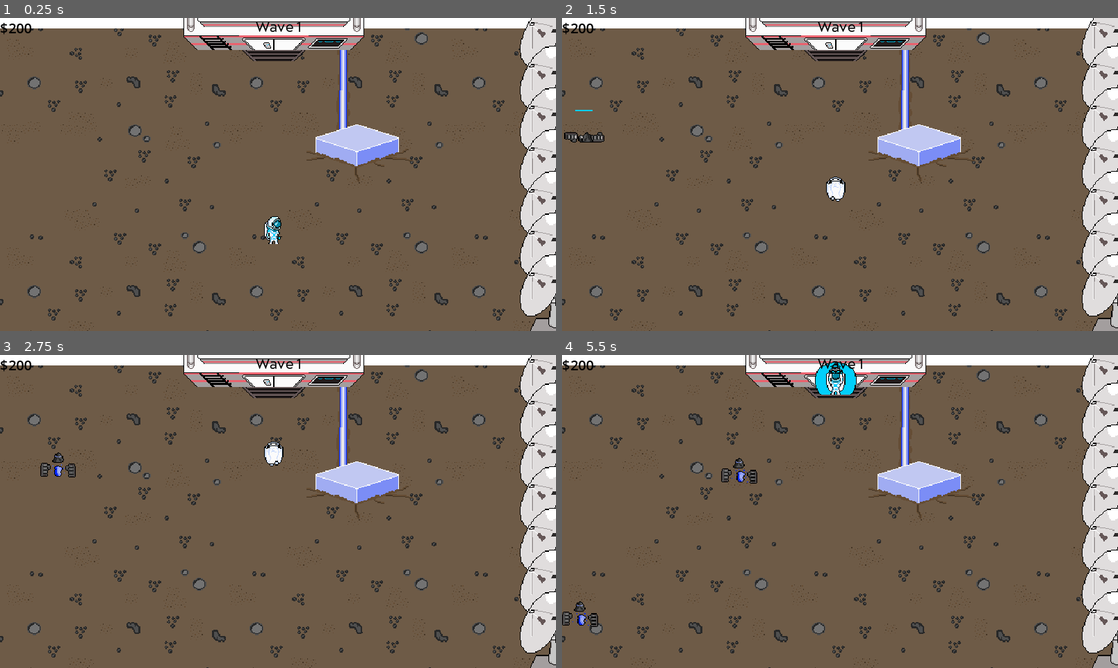
Above: before the commit, frames 1-4 (two rows, left to right).
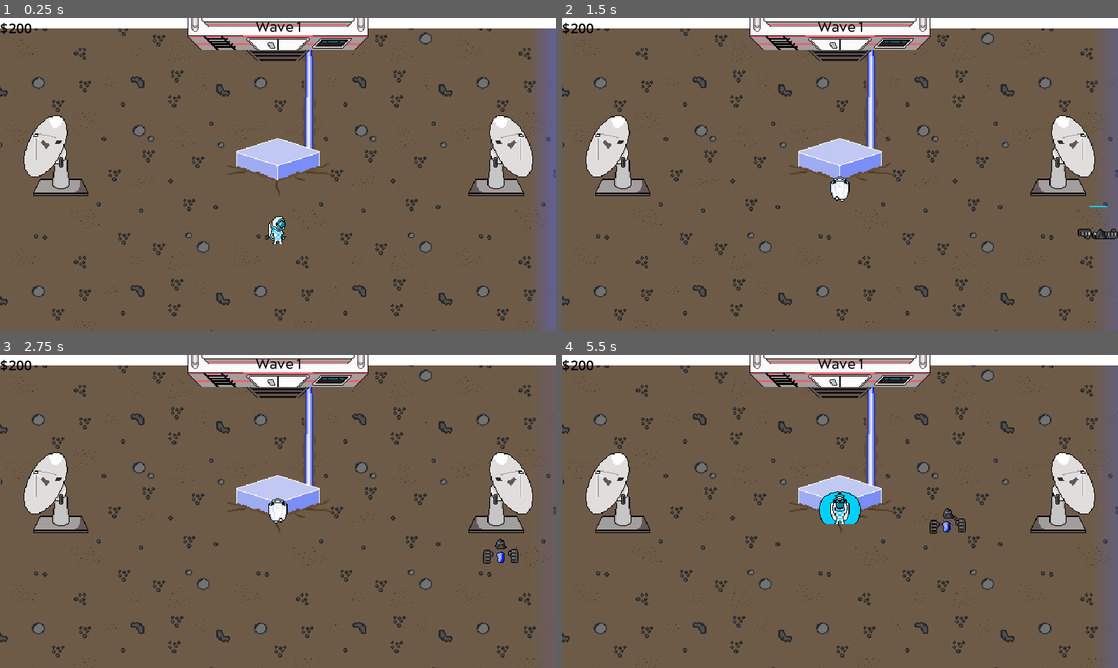
Above: after the commit, the same moments.

Repository: TylerPelaez/pixel-game-jam
Game: Godot game, scene res://Scenes/TestScene.tscn
The game is run twice, just before and just after one commit, with the same random seed, the same clock (stepped at 60 frames per second) and the same inputs.
Inputs (mouse positions are in pixels of both pictures, inside the frame that each line leads up to):
- Up to frame 1 (0.25 s): no input
- Up to frame 2 (1.5 s): move the mouse to (867, 174) at 0.52 s; hold Up (ui_up) from 0.53 s (still down); tap E (PlayerAttack) at 0.6 s; click (867, 174) at 0.67 s; move the mouse to (812, 174) at 1.27 s; tap Tab (Start Wave) at 1.35 s
- Up to frame 3 (2.75 s): keep holding Up (ui_up); move the mouse to (289, 505) at 2.02 s; tap E (PlayerAttack) at 2.1 s
- Up to frame 4 (5.5 s): keep holding Up (ui_up); move the mouse to (834, 517) at 2.77 s; tap Tab (Start Wave) at 2.85, 4.35 s; click (834, 517) at 2.92 s; move the mouse to (878, 514) at 3.52 s; tap E (PlayerAttack) at 3.6, 5.1 s; move the mouse to (795, 508) at 4.27 s; move the mouse to (845, 511) at 5.02 s; click (845, 511) at 5.17 s

The runs differ from the first frame. In frame 1, 18% of the frame differs, in the area x 0-100%, y 0-100%; in frame 2, 18%; in frame 3, 18%; in frame 4, 19%.

Commit message:
Add enemy variant and make it so enemies don't target aoetraps. Fix nav bugs. Add satellites

Diff:
--- /dev/null
+++ b/Enemy/enemy_variant.tscn
@@ -0,0 +1,26 @@
+[gd_scene load_steps=5 format=3 uid="uid://c7rkomb64vkk5"]
+
+[ext_resource type="PackedScene" uid="uid://dc8c2m6m4pib0" path="res://Enemy/Enemy.tscn" id="1_82o7d"]
+[ext_resource type="Texture2D" uid="uid://csyf6w64a2yn" path="res://Textures/Enemy/EnemyVariantCombined.png" id="2_x151c"]
+[ext_resource type="Texture2D" uid="uid://s8rap3i2mjhq" path="res://Textures/Enemy/VariantHands.png" id="3_86yss"]
+
+[sub_resource type="AnimationNodeStateMachinePlayback" id="AnimationNodeStateMachinePlayback_3cs0d"]
+
+[node name="EnemyVariant" instance=ExtResource("1_82o7d")]
+MAX_SPEED = 25
+
+[node name="Sprite2D" parent="." index="0"]
+texture = ExtResource("2_x151c")
+
+[node name="Stats" parent="." index="3"]
+max_health = 5
+
+[node name="AnimationTree" parent="." index="7"]
+parameters/playback = SubResource("AnimationNodeStateMachinePlayback_3cs0d")
+
+[node name="Sprite2D" parent="Hands" index="0"]
+texture = ExtResource("3_86yss")
+
+[editable path="Hurtbox"]
+[editable path="SoftCollision"]
+[editable path="Hands/Hitbox"]
--- a/Player/Traps/AOETrap.gd
+++ b/Player/Traps/AOETrap.gd
@@ -25,8 +25,9 @@
 		return false
 
 func on_attack_finished():
-	on_death.emit(self)
+	is_dying = true
 	queue_free()
+	on_death.emit()
 
 func _on_stats_no_health():
 	attack()
--- a/Player/Traps/Trap.gd
+++ b/Player/Traps/Trap.gd
@@ -1,7 +1,7 @@
 extends Node2D
 class_name Trap
 
-signal on_death(trap: Node2D)
+signal on_death
 
 @export var id: TrapData.TrapId
 @export var attack_capable: bool = true
@@ -14,6 +14,7 @@
 @onready var animation_player: AnimationPlayer = $AnimationPlayer
 
 var deployed = false
+var is_dying: bool = false
 
 func _ready():
 	animation_player.play("Deploy")
@@ -42,8 +43,10 @@
 	is_attacking = false
 
 func _on_stats_no_health():
-	on_death.emit(self)
+	is_dying = true
 	queue_free()
+	on_death.emit()
+
 
 func _on_hurtbox_area_entered(area):
 	if area is Hitbox:
--- a/Player/Traps/Trap.tscn
+++ b/Player/Traps/Trap.tscn
@@ -55,7 +55,7 @@
 collision_layer = 0
 collision_mask = 0
 
-[node name="CollisionPolygon2D" type="CollisionPolygon2D" parent="NavCollider"]
+[node name="CollisionPolygon2D" type="CollisionPolygon2D" parent="NavCollider" groups=["ImpedesNavigation"]]
 visible = false
 polygon = PackedVector2Array(-10, -10, 10, -10, 10, 10, -10, 10)
 
@@ -63,7 +63,6 @@
 visible = false
 navigation_polygon = SubResource("NavigationPolygon_x31p8")
 navigation_layers = 2
-travel_cost = 3.0
 
 [node name="Stats" type="Node" parent="."]
 script = ExtResource("3_h0gjx")
--- a/Player/Traps/aoe_trap.tscn
+++ b/Player/Traps/aoe_trap.tscn
@@ -33,10 +33,10 @@
 tracks/1/interp = 1
 tracks/1/loop_wrap = true
 tracks/1/keys = {
-"times": PackedFloat32Array(0.1),
-"transitions": PackedFloat32Array(1),
-"update": 1,
-"values": [false]
+"times": PackedFloat32Array(0.2, 0.3),
+"transitions": PackedFloat32Array(1, 1),
+"update": 1,
+"values": [false, true]
 }
 tracks/2/type = "method"
 tracks/2/imported = false
--- a/Scenes/GameController.gd
+++ b/Scenes/GameController.gd
@@ -14,10 +14,12 @@
 @onready var inventory: Inventory = $Inventory
 
 @export var enemy_prefab: PackedScene
+@export var enemy_variant_prefab: PackedScene
 @export var enemies_per_wave_level = 30
 @export var enemy_spawn_distance = 450
 @export var wave_spawn_time_seconds: float = 30.0
 @export var energy_drop_prefab: PackedScene
+@export_range(0, 1) var variant_percentage: float = 0.5
 
 var wave_counter: int = 1
 var wave_enemy_spawn_limit: int
@@ -46,8 +48,8 @@
 
 func pre_wave():
 	active_spawner_parent = spawners.get_child(randi_range(0, spawners.get_child_count() - 1))
-#	var direction = (active_spawner_parent.global_position - spawners.global_position).normalized()
-#	spawner_visuals_animation_tree.set("parameters/blend_position", direction)
+	var direction = (active_spawner_parent.global_position - spawners.global_position).normalized()
+	spawner_visuals_animation_tree.set("parameters/blend_position", direction)
 
 func start_wave():
 	spawned_enemies_count = 0
@@ -88,7 +90,9 @@
 
 	var spawn_pos = pos_a + Vector2((pos_b.x - pos_a.x) * r, (pos_b.y - pos_a.y)  * r2)
 
-	var enemy = enemy_prefab.instantiate()
+
+
+	var enemy = (enemy_variant_prefab if randf() < variant_percentage else enemy_prefab).instantiate()
 	add_child(enemy)
 	enemy.global_position = spawn_pos
 	spawned_enemies_count += 1
--- a/Scenes/TestScene.tscn
+++ b/Scenes/TestScene.tscn
@@ -6,6 +6,7 @@
 [ext_resource type="PackedScene" uid="uid://dc8c2m6m4pib0" path="res://Enemy/Enemy.tscn" id="3_50qa3"]
 [ext_resource type="Texture2D" uid="uid://cu8l1p3qgesde" path="res://Textures/Environment/Planet_Ground_Background.png" id="3_bacdg"]
 [ext_resource type="PackedScene" uid="uid://dsbs2o7a6yjsa" path="res://Scenes/EnergyDrop.tscn" id="3_oj0a5"]
+[ext_resource type="PackedScene" uid="uid://c7rkomb64vkk5" path="res://Enemy/enemy_variant.tscn" id="3_paoe5"]
 [ext_resource type="PackedScene" uid="uid://clhjj6y2kg2ux" path="res://Player/Core.tscn" id="5_5uk77"]
 [ext_resource type="PackedScene" uid="uid://bpc4qn3bix2nh" path="res://Scenes/GridController.tscn" id="6_fjncl"]
 [ext_resource type="PackedScene" uid="uid://dos2g6h404rdh" path="res://Scenes/ui_controller.tscn" id="7_epif2"]
@@ -20,9 +21,17 @@
 [ext_resource type="Texture2D" uid="uid://dp7mkerkmtnul" path="res://Textures/Environment/Wire.png" id="18_50f07"]
 
 [sub_resource type="NavigationPolygon" id="NavigationPolygon_d0f8k"]
-vertices = PackedVector2Array(-336, -192, -336, -544, -89, -544, -89, -519, 304, -192, 89, -519, 304, -544, 89, -544)
+vertices = PackedVector2Array(-336, -176, -336, -544, -89, -544, -89, -519, 320, -176, 89, -519, 320, -544, 89, -544)
 polygons = Array[PackedInt32Array]([PackedInt32Array(0, 1, 2, 3), PackedInt32Array(4, 0, 3, 5), PackedInt32Array(6, 4, 5, 7)])
-outlines = Array[PackedVector2Array]([PackedVector2Array(-336, -544, -89, -544, -89, -519, 89, -519, 89, -544, 304, -544, 304, -192, -336, -192)])
+outlines = Array[PackedVector2Array]([PackedVector2Array(-336, -544, -89, -544, -89, -519, 89, -519, 89, -544, 320, -544, 320, -176, -336, -176)])
+
+[sub_resource type="Gradient" id="Gradient_kvgfw"]
+offsets = PackedFloat32Array(0, 0.972826)
+colors = PackedColorArray(0.313726, 0.403922, 0.964706, 0.580392, 0.313726, 0.403922, 0.964706, 0)
+
+[sub_resource type="GradientTexture1D" id="GradientTexture1D_wunfe"]
+gradient = SubResource("Gradient_kvgfw")
+width = 32
 
 [sub_resource type="Animation" id="Animation_85tdi"]
 resource_name = "BlinkDown"
@@ -43,50 +52,50 @@
 tracks/1/type = "value"
 tracks/1/imported = false
 tracks/1/enabled = true
-tracks/1/path = NodePath("ColorRect:color")
+tracks/1/path = NodePath("ColorRect:position")
 tracks/1/interp = 1
 tracks/1/loop_wrap = true
 tracks/1/keys = {
-"times": PackedFloat32Array(0, 1, 2),
-"transitions": PackedFloat32Array(1, 1, 1),
-"update": 0,
-"values": [Color(1, 0, 0, 0.662745), Color(1, 0, 0, 0), Color(1, 0, 0, 0.662745)]
+"times": PackedFloat32Array(0),
+"transitions": PackedFloat32Array(1),
+"update": 0,
+"values": [Vector2(-16, 348)]
 }
 tracks/2/type = "value"
 tracks/2/imported = false
 tracks/2/enabled = true
-tracks/2/path = NodePath("ColorRect:position")
+tracks/2/path = NodePath("ColorRect:size")
 tracks/2/interp = 1
 tracks/2/loop_wrap = true
 tracks/2/keys = {
 "times": PackedFloat32Array(0),
 "transitions": PackedFloat32Array(1),
 "update": 0,
-"values": [Vector2(0, 336)]
+"values": [Vector2(28, 640)]
 }
 tracks/3/type = "value"
 tracks/3/imported = false
 tracks/3/enabled = true
-tracks/3/path = NodePath("ColorRect:size")
+tracks/3/path = NodePath("ColorRect:rotation")
 tracks/3/interp = 1
 tracks/3/loop_wrap = true
 tracks/3/keys = {
 "times": PackedFloat32Array(0),
 "transitions": PackedFloat32Array(1),
 "update": 0,
-"values": [Vector2(32, 608)]
+"values": [-1.5708]
 }
 tracks/4/type = "value"
 tracks/4/imported = false
 tracks/4/enabled = true
-tracks/4/path = NodePath("ColorRect:rotation")
+tracks/4/path = NodePath("ColorRect:modulate")
 tracks/4/interp = 1
 tracks/4/loop_wrap = true
 tracks/4/keys = {
-"times": PackedFloat32Array(0),
-"transitions": PackedFloat32Array(1),
-"update": 0,
-"values": [-1.5708]
+"times": PackedFloat32Array(0, 1, 2),
+"transitions": PackedFloat32Array(1, 1, 1),
+"update": 0,
+"values": [Color(1, 1, 1, 1), Color(1, 1, 1, 0), Color(1, 1, 1, 1)]
 }
 
 [sub_resource type="Animation" id="Animation_gji1m"]
@@ -108,50 +117,50 @@
 tracks/1/type = "value"
 tracks/1/imported = false
 tracks/1/enabled = true
-tracks/1/path = NodePath("ColorRect:color")
+tracks/1/path = NodePath("ColorRect:position")
 tracks/1/interp = 1
 tracks/1/loop_wrap = true
 tracks/1/keys = {
-"times": PackedFloat32Array(0, 1, 2),
-"transitions": PackedFloat32Array(1, 1, 1),
-"update": 0,
-"values": [Color(1, 0, 0, 0.662745), Color(1, 0, 0, 0), Color(1, 0, 0, 0.662745)]
+"times": PackedFloat32Array(0),
+"transitions": PackedFloat32Array(1),
+"update": 0,
+"values": [Vector2(-16, 0)]
 }
 tracks/2/type = "value"
 tracks/2/imported = false
 tracks/2/enabled = true
-tracks/2/path = NodePath("ColorRect:position")
+tracks/2/path = NodePath("ColorRect:size")
 tracks/2/interp = 1
 tracks/2/loop_wrap = true
 tracks/2/keys = {
 "times": PackedFloat32Array(0),
 "transitions": PackedFloat32Array(1),
 "update": 0,
-"values": [Vector2(0, 0)]
+"values": [Vector2(32, 348)]
 }
 tracks/3/type = "value"
 tracks/3/imported = false
 tracks/3/enabled = true
-tracks/3/path = NodePath("ColorRect:size")
+tracks/3/path = NodePath("ColorRect:rotation")
 tracks/3/interp = 1
 tracks/3/loop_wrap = true
 tracks/3/keys = {
 "times": PackedFloat32Array(0),
 "transitions": PackedFloat32Array(1),
 "update": 0,
-"values": [Vector2(32, 336)]
+"values": [0.0]
 }
 tracks/4/type = "value"
 tracks/4/imported = false
 tracks/4/enabled = true
-tracks/4/path = NodePath("ColorRect:rotation")
+tracks/4/path = NodePath("ColorRect:modulate")
 tracks/4/interp = 1
 tracks/4/loop_wrap = true
 tracks/4/keys = {
-"times": PackedFloat32Array(0),
-"transitions": PackedFloat32Array(1),
-"update": 0,
-"values": [0.0]
+"times": PackedFloat32Array(0, 1, 2),
+"transitions": PackedFloat32Array(1, 1, 1),
+"update": 0,
+"values": [Color(1, 1, 1, 1), Color(1, 1, 1, 0), Color(1, 1, 1, 1)]
 }
 
 [sub_resource type="Animation" id="Animation_7v5lm"]
@@ -173,50 +182,50 @@
 tracks/1/type = "value"
 tracks/1/imported = false
 tracks/1/enabled = true
-tracks/1/path = NodePath("ColorRect:color")
+tracks/1/path = NodePath("ColorRect:position")
 tracks/1/interp = 1
 tracks/1/loop_wrap = true
 tracks/1/keys = {
-"times": PackedFloat32Array(0, 1, 2),
-"transitions": PackedFloat32Array(1, 1, 1),
-"update": 0,
-"values": [Color(1, 0, 0, 0.662745), Color(1, 0, 0, 0), Color(1, 0, 0, 0.662745)]
+"times": PackedFloat32Array(0),
+"transitions": PackedFloat32Array(1),
+"update": 0,
+"values": [Vector2(624, 348)]
 }
 tracks/2/type = "value"
 tracks/2/imported = false
 tracks/2/enabled = true
-tracks/2/path = NodePath("ColorRect:position")
+tracks/2/path = NodePath("ColorRect:size")
 tracks/2/interp = 1
 tracks/2/loop_wrap = true
 tracks/2/keys = {
 "times": PackedFloat32Array(0),
 "transitions": PackedFloat32Array(1),
 "update": 0,
-"values": [Vector2(576, 0)]
+"values": [Vector2(32, 348)]
 }
 tracks/3/type = "value"
 tracks/3/imported = false
 tracks/3/enabled = true
-tracks/3/path = NodePath("ColorRect:size")
+tracks/3/path = NodePath("ColorRect:rotation")
 tracks/3/interp = 1
 tracks/3/loop_wrap = true
 tracks/3/keys = {
 "times": PackedFloat32Array(0),
 "transitions": PackedFloat32Array(1),
 "update": 0,
-"values": [Vector2(32, 336)]
+"values": [-3.14159]
 }
 tracks/4/type = "value"
 tracks/4/imported = false
 tracks/4/enabled = true
-tracks/4/path = NodePath("ColorRect:rotation")
+tracks/4/path = NodePath("ColorRect:modulate")
 tracks/4/interp = 1
 tracks/4/loop_wrap = true
 tracks/4/keys = {
-"times": PackedFloat32Array(0),
-"transitions": PackedFloat32Array(1),
-"update": 0,
-"values": [0.0]
+"times": PackedFloat32Array(0, 1, 2),
+"transitions": PackedFloat32Array(1, 1, 1),
+"update": 0,
+"values": [Color(1, 1, 1, 1), Color(1, 1, 1, 0), Color(1, 1, 1, 1)]
 }
 
 [sub_resource type="Animation" id="Animation_mljxb"]
@@ -298,54 +307,6 @@
 "update": 1,
 "values": [false]
 }
-tracks/1/type = "value"
-tracks/1/imported = false
-tracks/1/enabled = true
-tracks/1/path = NodePath("ColorRect:color")
-tracks/1/interp = 1
-tracks/1/loop_wrap = true
-tracks/1/keys = {
-"times": PackedFloat32Array(0),
-"transitions": PackedFloat32Array(1),
-"update": 0,
-"values": [Color(1, 0, 0, 0.662745)]
-}
-tracks/2/type = "value"
-tracks/2/imported = false
-tracks/2/enabled = true
-tracks/2/path = NodePath("ColorRect:position")
-tracks/2/interp = 1
-tracks/2/loop_wrap = true
-tracks/2/keys = {
-"times": PackedFloat32Array(0),
-"transitions": PackedFloat32Array(1),
-"update": 0,
-"values": [Vector2(0, 0)]
-}
-tracks/3/type = "value"
-tracks/3/imported = false
-tracks/3/enabled = true
-tracks/3/path = NodePath("ColorRect:size")
-tracks/3/interp = 1
-tracks/3/loop_wrap = true
-tracks/3/keys = {
-"times": PackedFloat32Array(0),
-"transitions": PackedFloat32Array(1),
-"update": 0,
-"values": [Vector2(32, 336)]
-}
-tracks/4/type = "value"
-tracks/4/imported = false
-tracks/4/enabled = true
-tracks/4/path = NodePath("ColorRect:rotation")
-tracks/4/interp = 1
-tracks/4/loop_wrap = true
-tracks/4/keys = {
-"times": PackedFloat32Array(0),
-"transitions": PackedFloat32Array(1),
-"update": 0,
-"values": [0.0]
-}
 
 [sub_resource type="AnimationLibrary" id="AnimationLibrary_euv70"]
 _data = {
@@ -386,6 +347,7 @@
 y_sort_enabled = true
 script = ExtResource("1_ja4hw")
 enemy_prefab = ExtResource("3_50qa3")
+enemy_variant_prefab = ExtResource("3_paoe5")
 enemies_per_wave_level = 10
 enemy_spawn_distance = 200
 energy_drop_prefab = ExtResource("3_oj0a5")
@@ -403,13 +365,13 @@
 position = Vector2(0, -300)
 
 [node name="Camera2D" type="Camera2D" parent="." node_paths=PackedStringArray("player")]
-position = Vector2(5, -376)
+position = Vector2(0, -376)
 position_smoothing_speed = 10.0
 script = ExtResource("2_g67e5")
 player = NodePath("../Player")
 
 [node name="Core" parent="." instance=ExtResource("5_5uk77")]
-position = Vector2(96, -400)
+position = Vector2(0, -384)
 
 [node name="GridController" parent="." node_paths=PackedStringArray("inventory") instance=ExtResource("6_fjncl")]
 GRID_DIMENSIONS = Vector2i(64, 80)
@@ -418,11 +380,12 @@
 
 [node name="UI Controller" parent="." instance=ExtResource("7_epif2")]
 
-[node name="Wall" parent="." instance=ExtResource("8_q1nra")]
-position = Vector2(-4, -112)
-
 [node name="Wall3" parent="." instance=ExtResource("8_q1nra")]
 position = Vector2(0, -544)
+scale = Vector2(1.2, 1)
+
+[node name="Wall5" parent="." instance=ExtResource("8_q1nra")]
+position = Vector2(0, -112)
 scale = Vector2(1.2, 1)
 
 [node name="Wall2" parent="." instance=ExtResource("8_q1nra")]
@@ -430,11 +393,14 @@
 rotation = 1.57079
 scale = Vector2(0.7, 1)
 
+[node name="CollisionShape2D" parent="Wall2" index="0"]
+position = Vector2(0.000427246, -48)
+
 [node name="Sprite2D" parent="Wall2" index="1"]
 visible = false
 
 [node name="Wall4" parent="." instance=ExtResource("8_q1nra")]
-position = Vector2(-416, -352)
+position = Vector2(-400, -352)
 rotation = 1.57079
 scale = Vector2(0.6, 1)
 
@@ -444,36 +410,74 @@
 script = ExtResource("9_r7anm")
 grid_controller = NodePath("../GridController")
 
+[node name="Satellite6" type="Sprite2D" parent="NavigationRegion2D"]
+y_sort_enabled = true
+position = Vector2(256, -352)
+texture = ExtResource("17_hkrs0")
+offset = Vector2(0, -46)
+flip_h = true
+
+[node name="StaticBody2D" type="StaticBody2D" parent="NavigationRegion2D/Satellite6"]
+collision_mask = 0
+
+[node name="CollisionPolygon2D" type="CollisionPolygon2D" parent="NavigationRegion2D/Satellite6/StaticBody2D" groups=["ImpedesNavigation"]]
+polygon = PackedVector2Array(-38, 0, -31, -17, 18, -17, 26, 0)
+
+[node name="Satellite7" type="Sprite2D" parent="NavigationRegion2D"]
+y_sort_enabled = true
+position = Vector2(-256, -352)
+texture = ExtResource("17_hkrs0")
+offset = Vector2(0, -46)
+
+[node name="StaticBody2D" type="StaticBody2D" parent="NavigationRegion2D/Satellite7"]
+collision_mask = 0
+
+[node name="CollisionPolygon2D" type="CollisionPolygon2D" parent="NavigationRegion2D/Satellite7/StaticBody2D" groups=["ImpedesNavigation"]]
+position = Vector2(11, 0)
+polygon = PackedVector2Array(-38, 0, -31, -17, 18, -17, 26, 0)
+
 [node name="Spawners" type="Node2D" parent="."]
 position = Vector2(0, -384)
 
 [node name="Left" type="Node2D" parent="Spawners"]
-position = Vector2(-288, 16)
+position = Vector2(-302, 16)
 
 [node name="Marker2D12" type="Marker2D" parent="Spawners/Left"]
-position = Vector2(16, 192)
+position = Vector2(14, 144)
 
 [node name="Marker2D19" type="Marker2D" parent="Spawners/Left"]
-position = Vector2(-48, -144)
+position = Vector2(-34, -144)
 
 [node name="Down" type="Node2D" parent="Spawners"]
-position = Vector2(0, 160)
+position = Vector2(0, 174)
 
 [node name="Marker2D39" type="Marker2D" parent="Spawners/Down"]
-position = Vector2(-336, -16)
+position = Vector2(-288, -14)
 
 [node name="Marker2D56" type="Marker2D" parent="Spawners/Down"]
-position = Vector2(272, 48)
+position = Vector2(288, 34)
+
+[node name="Right" type="Node2D" parent="Spawners"]
+position = Vector2(304, 32)
+
+[node name="Marker2D39" type="Marker2D" parent="Spawners/Right"]
+position = Vector2(-16, -160)
+
+[node name="Marker2D56" type="Marker2D" parent="Spawners/Right"]
+position = Vector2(16, 128)
 
 [node name="SpawnerVisuals" type="Node2D" parent="."]
+position = Vector2(-304, -544)
+
+[node name="ColorRect" type="TextureRect" parent="SpawnerVisuals"]
 visible = false
-position = Vector2(-304, -544)
-
-[node name="ColorRect" type="ColorRect" parent="SpawnerVisuals"]
-visible = false
-offset_right = 32.0
-offset_bottom = 336.0
-color = Color(1, 0, 0, 0.662745)
+offset_left = -16.0
+offset_top = 348.0
+offset_right = 12.0
+offset_bottom = 988.0
+rotation = -1.5708
+texture = SubResource("GradientTexture1D_wunfe")
+expand_mode = 1
 
 [node name="AnimationPlayer" type="AnimationPlayer" parent="SpawnerVisuals"]
 libraries = {
@@ -490,7 +494,7 @@
 collision_mask = 0
 
 [node name="CollisionPolygon2D" type="CollisionPolygon2D" parent="Area2D"]
-polygon = PackedVector2Array(-272, -528, -112, -528, -112, -512, 112, -512, 112, -528, 288, -528, 288, -240, -272, -240)
+polygon = PackedVector2Array(-288, -528, -112, -528, -112, -512, 112, -512, 112, -528, 288, -528, 288, -368, 224, -368, 224, -352, 288, -352, 288, -224, -288, -224, -288, -352, -224, -352, -224, -368, -288, -368)
 
 [node name="Inventory" parent="." instance=ExtResource("11_v0peg")]
 
@@ -543,52 +547,10 @@
 position = Vector2(0, 9.5)
 shape = SubResource("RectangleShape2D_mkk04")
 
-[node name="Satellite" type="Sprite2D" parent="Background2"]
-y_sort_enabled = true
-position = Vector2(320, -192)
-texture = ExtResource("17_hkrs0")
-offset = Vector2(0, -46)
-
-[node name="Satellite2" type="Sprite2D" parent="Background2"]
-y_sort_enabled = true
-position = Vector2(320, -240)
-texture = ExtResource("17_hkrs0")
-offset = Vector2(0, -46)
-
-[node name="Satellite3" type="Sprite2D" parent="Background2"]
-y_sort_enabled = true
-position = Vector2(320, -288)
-texture = ExtResource("17_hkrs0")
-offset = Vector2(0, -46)
-
-[node name="Satellite4" type="Sprite2D" parent="Background2"]
-y_sort_enabled = true
-position = Vector2(320, -336)
-texture = ExtResource("17_hkrs0")
-offset = Vector2(0, -46)
-
-[node name="Satellite5" type="Sprite2D" parent="Background2"]
-y_sort_enabled = true
-position = Vector2(320, -384)
-texture = ExtResource("17_hkrs0")
-offset = Vector2(0, -46)
-
-[node name="Satellite6" type="Sprite2D" parent="Background2"]
-y_sort_enabled = true
-position = Vector2(320, -432)
-texture = ExtResource("17_hkrs0")
-offset = Vector2(0, -46)
-
-[node name="Satellite7" type="Sprite2D" parent="Background2"]
-y_sort_enabled = true
-position = Vector2(320, -480)
-texture = ExtResource("17_hkrs0")
-offset = Vector2(0, -46)
-
 [node name="Wire" type="Sprite2D" parent="Background2"]
 z_index = -1
 z_as_relative = false
-position = Vector2(80, -472)
+position = Vector2(36, -464)
 texture = ExtResource("18_50f07")
 
 [connection signal="timeout" from="RadialMenuObjects/RadialMenuFollow/ResetTimer" to="RadialMenuObjects/RadialMenuFollow" method="_on_reset_timer_timeout"]
--- a/Scripts/NavController.gd
+++ b/Scripts/NavController.gd
@@ -36,10 +36,12 @@
 
 func parse_2d_collisionshapes(root_node: Node):
 	for node in root_node.get_children():
+		if node is Trap and node.is_dying:
+			continue
 		if node.get_child_count() > 0:
 			parse_2d_collisionshapes(node)
 
-		if node is CollisionPolygon2D:
+		if node is CollisionPolygon2D and should_create_outline(node):
 			_add_structure(node)
 
 func merge_outlines(navigation_polygon: NavigationPolygon):
@@ -81,8 +83,13 @@
 	outlines.erase(adjacent_outline_key)
 	outlines_to_grids.erase(adjacent_outline_key)
 
+func should_create_outline(collider: CollisionPolygon2D):
+	return !collider.disabled and collider.is_in_group("ImpedesNavigation")
 
 func _add_structure(collider: CollisionPolygon2D):
+	if !should_create_outline(collider):
+		return
+
 	var grid_pos = grid_controller.world_pos_to_grid_coords(collider.global_position)
 	var collisionpolygon_transform: Transform2D = collider.get_global_transform()
 	var collisionpolygon: PackedVector2Array = collider.polygon
@@ -113,5 +120,5 @@
 	# If this becomes very slow, then do this smarter. For now though, sue me I'm gonna rebuild it all!
 	rebuild_polygon_from_outlines()
 
-func destroy_structure(node: Trap):
+func destroy_structure():
 	reset() # Too hard to figure out rn
Not shown: 1 places in Scenes/TestScene.tscn that only renumber resources
Binary file added: Textures/Enemy/EnemyVariantCombined.aseprite
Binary file added: Textures/Enemy/EnemyVariantCombined.png
Not shown, added: Textures/Enemy/EnemyVariantCombined.png.import
Binary file added: Textures/Enemy/VariantHands.aseprite
Binary file added: Textures/Enemy/VariantHands.png
Not shown, added: Textures/Enemy/VariantHands.png.import
